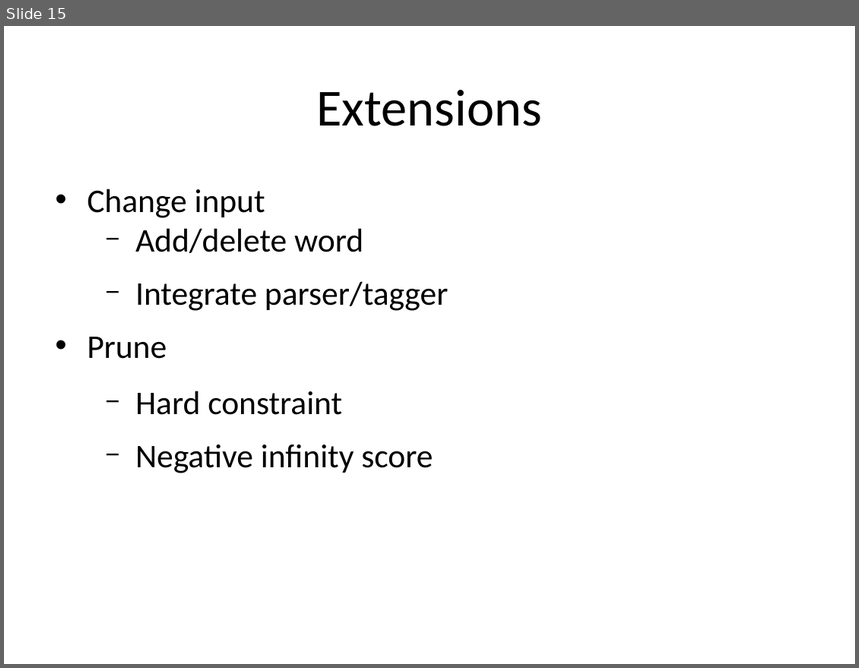
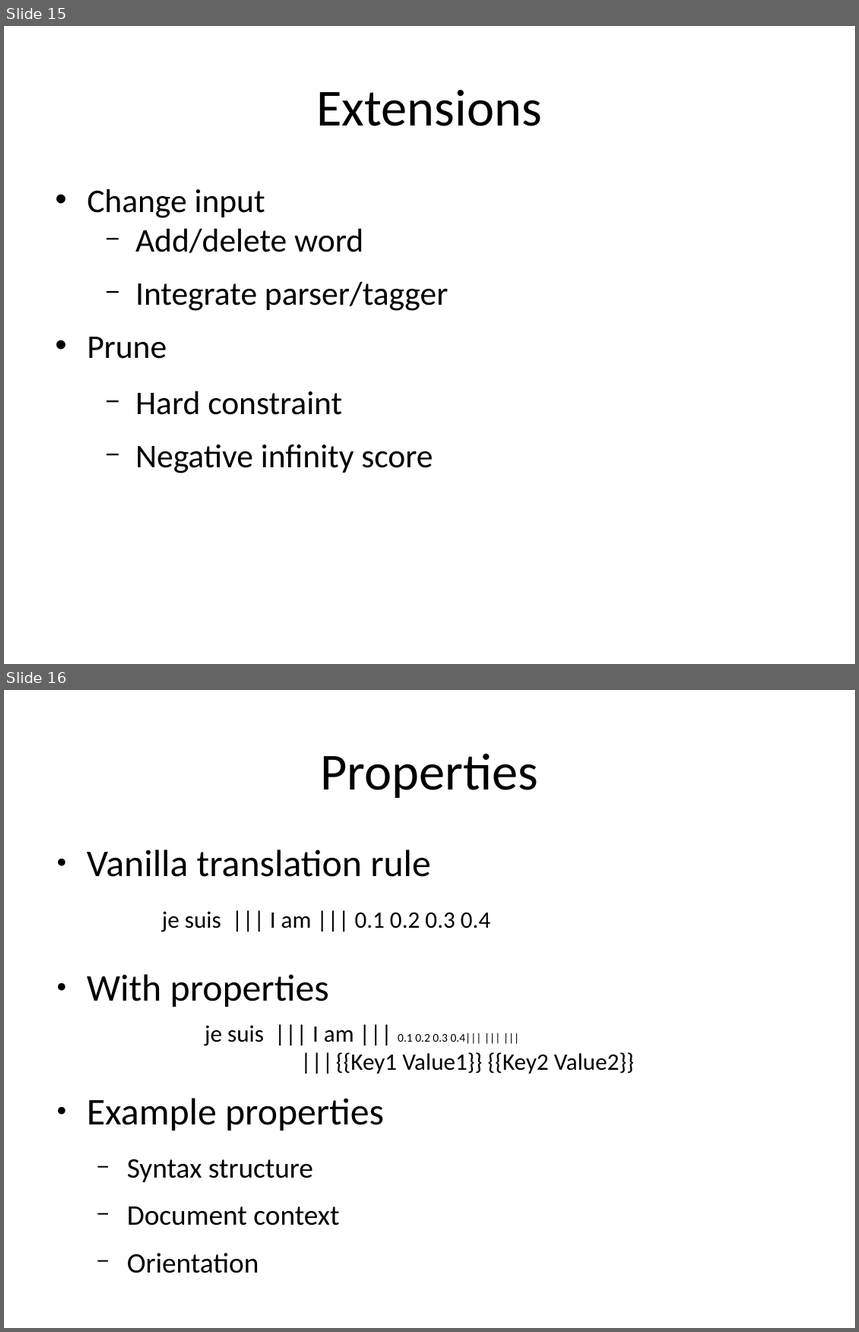
Before and after one commit to hieuhoang/papers, a slide deck: amta.2014/FeatureFunction.odp. Shown one above the other, each under a label of ours: slide 15 before the commit, slides 15 and 16 after it. The pictures are 859x668 and 859x1332 pixels, drawn with LibreOffice and Linux fonts; fonts in the diff are those of the drawing; background and template pictures are left out. Boxes give left, top, right and bottom in pixels: in the first picture for what was removed or moved away, otherwise in the second. Text is boxed around its words. In the diff, an @@ line names an element or a change of style, - is before the commit and + after.

```diff
--- a/amta.2014/FeatureFunction.odp
+++ b/amta.2014/FeatureFunction.odp
@@ slide 16 added at box(4, 690, 855, 1328), background #FFFFFF @@
@@ title added at box(320, 753, 538, 798), 44 pt, text #000000 @@
+Properties
@@ text added at box(87, 850, 431, 1274), 32 pt, text #000000 @@
+● Vanilla translation rule
+● With properties
+● Example properties
+  − Syntax structure
+  − Document context
+  − Orientation
@@ text added at box(162, 911, 490, 932), 20 pt, text #000000 @@
+je suis ||| I am ||| 0.1 0.2 0.3 0.4
@@ text added at box(205, 1025, 634, 1074), 20 pt, text #000000 @@
+je suis ||| I am ||| 0.1 0.2 0.3 0.4||| ||| |||
+||| {{Key1 Value1}} {{Key2 Value2}}
```
Also in this commit, not shown: 1 slide changed, 1 other slide added, 1 slide removed.
